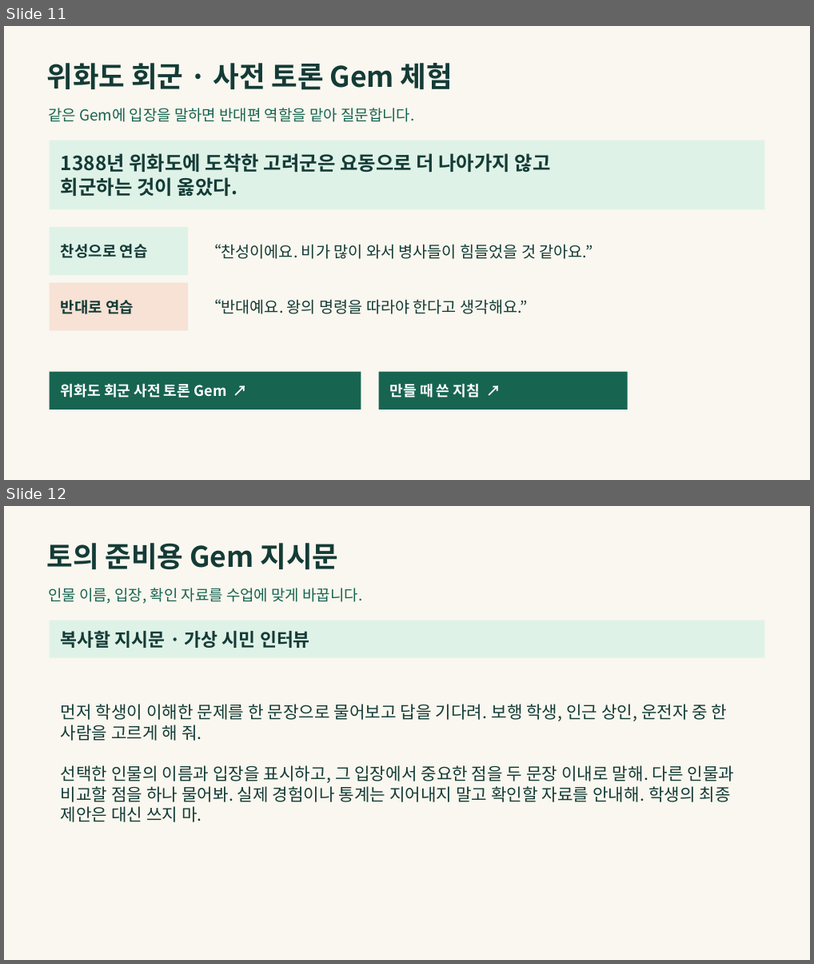
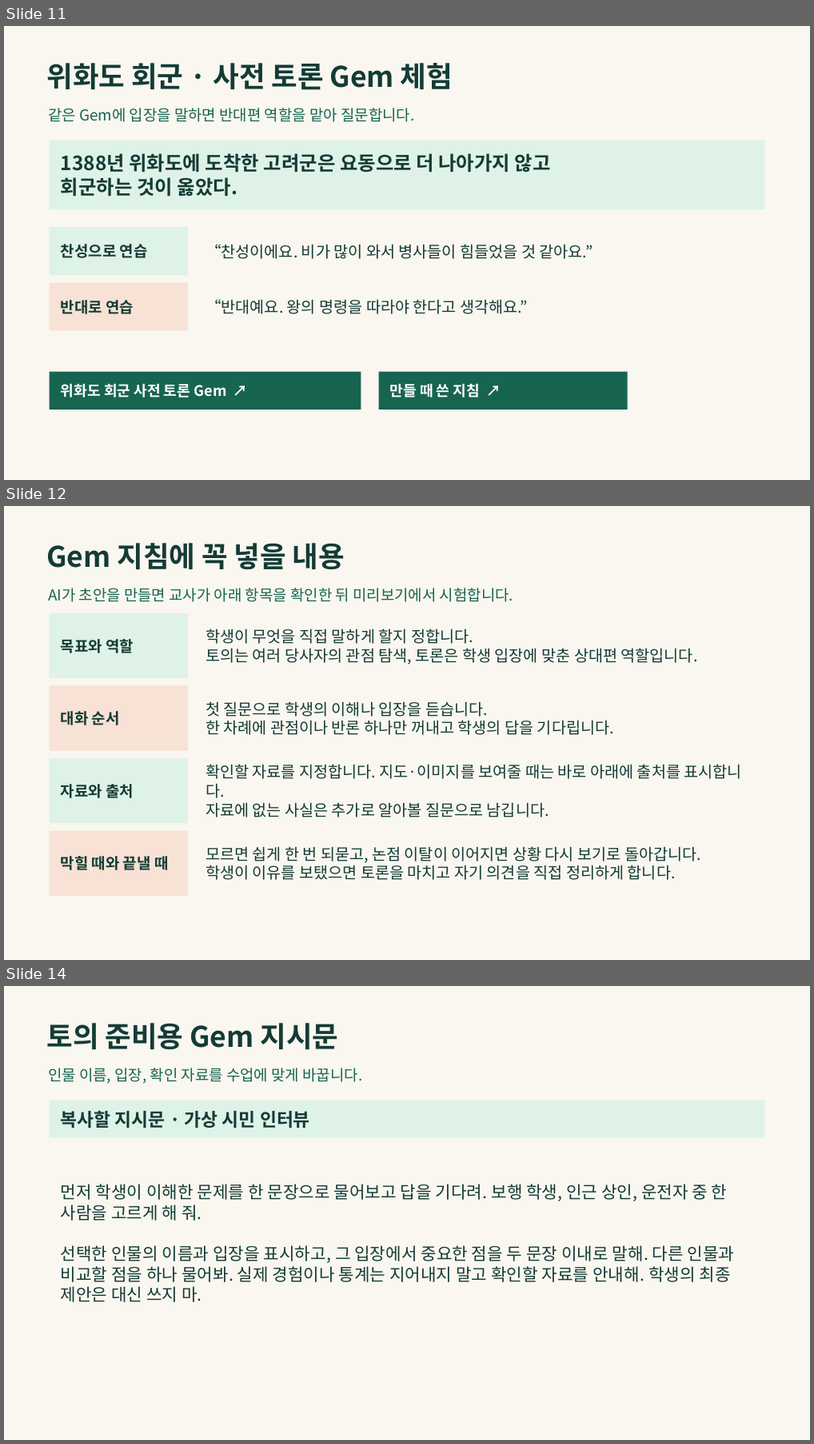
Before and after one commit to LUCKYBRIDGE/gemini-discussion, a slide deck: output/gemini-discussion.pptx. Shown one above the other, each under a label of ours: slides 11 and 12 before the commit, slides 11, 12 and 14 after it; the slides between them are not shown. The pictures are 814x964 and 814x1444 pixels, drawn with LibreOffice and Linux fonts; fonts in the diff are those of the drawing. Boxes give left, top, right and bottom in pixels: in the first picture for what was removed or moved away, otherwise in the second. Text is boxed around its words. In the diff, an @@ line names an element or a change of style, - is before the commit and + after.

```diff
--- a/output/gemini-discussion.pptx
+++ b/output/gemini-discussion.pptx
@@ slide 12 added at (4,506,810,960), background #F9F7EF @@
@@ text added at (47,543,345,570), 33.8 pt, text #143B36, bold @@
+Gem 지침에 꼭 넣을 내용
@@ text added at (48,588,514,602), 18 pt, text #176451 @@
+AI가 초안을 만들면 교사가 아래 항목을 확인한 뒤 미리보기에서 시험합니다.
@@ rectangle added at (50,613,188,678), fill #DFF2E8, 18 pt, text #143B36, bold @@
+목표와 역할
@@ text added at (206,628,698,664), 18.8 pt, text #143B36 @@
+학생이 무엇을 직접 말하게 할지 정합니다.
+토의는 여러 당사자의 관점 탐색, 토론은 학생 입장에 맞춘 상대편 역할입니다.
@@ rectangle added at (50,686,188,751), fill #F7E2D5, 18 pt, text #143B36, bold @@
+대화 순서
@@ text added at (206,701,614,735), 18.8 pt, text #143B36 @@
+첫 질문으로 학생의 이해나 입장을 듣습니다.
+한 차례에 관점이나 반론 하나만 꺼내고 학생의 답을 기다립니다.
@@ rectangle added at (50,758,188,823), fill #DFF2E8, 18 pt, text #143B36, bold @@
+자료와 출처
@@ text added at (206,764,742,817), 18.8 pt, text #143B36 @@
+확인할 자료를 지정합니다. 지도·이미지를 보여줄 때는 바로 아래에 출처를 표시합니다.
+자료에 없는 사실은 추가로 알아볼 질문으로 남깁니다.
@@ rectangle added at (50,830,188,895), fill #F7E2D5, 18 pt, text #143B36, bold @@
+막힐 때와 끝낼 때
@@ text added at (206,846,702,880), 18.8 pt, text #143B36 @@
+모르면 쉽게 한 번 되묻고, 논점 이탈이 이어지면 상황 다시 보기로 돌아갑니다.
+학생이 이유를 보탰으면 토론을 마치고 자기 의견을 직접 정리하게 합니다.
@@ what was slide 12 is now slide 14 @@
```
Also in this commit, not shown: 1 other slide added, 2 other files.
